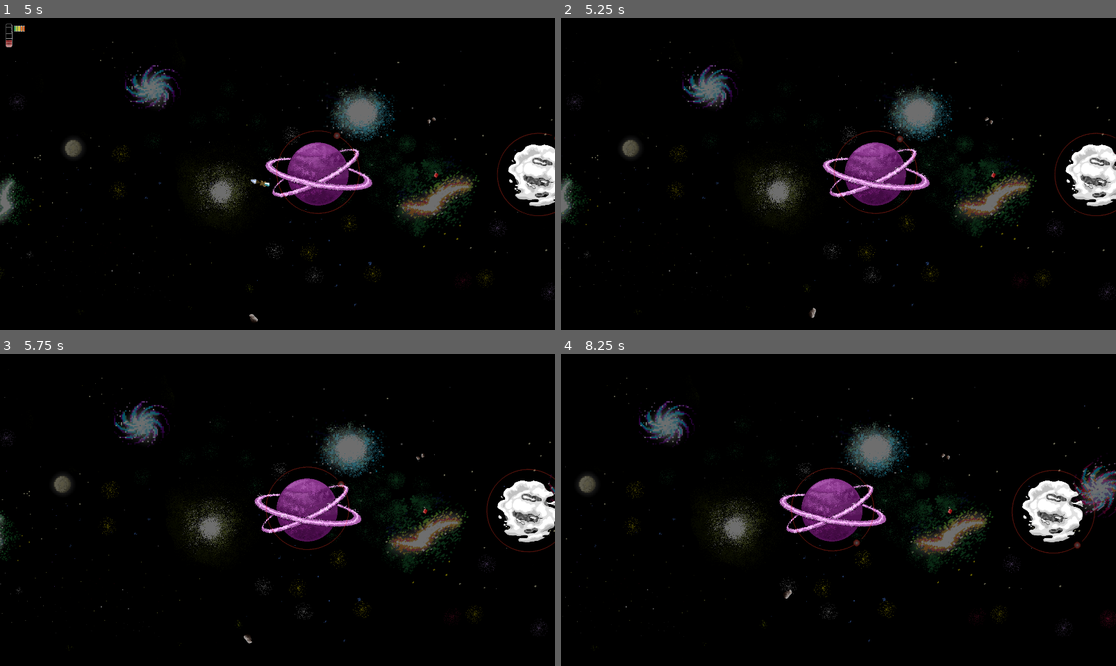
Above: before the commit, frames 1-4 (two rows, left to right).
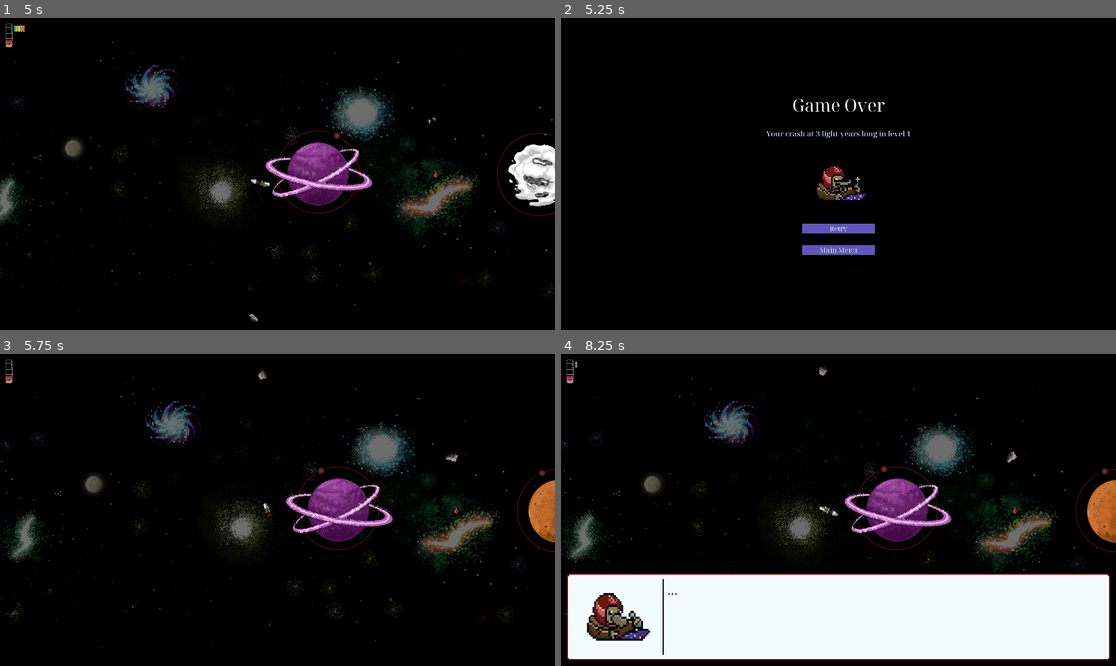
Above: after the commit, the same moments.

Repository: ricargoes/super-platypus-drifter
Game: Godot game, scene res://Main.tscn
Two runs of this game, one before a commit and one after it. Both use one fixed random seed, a clock stepped at 60 frames per second and the inputs below.
Inputs (mouse positions are in pixels of both pictures, inside the frame that each line leads up to):
- Up to frame 1 (5 s): click "Story mode" at 0.5 s; tap Enter (ui_accept) at 1.25, 1.52, 2, 2.27, 2.75, 3.5, 3.77, 4.52 s; move the mouse to (399, 158) at 1.27 s; hold Right (ship_turn_right) 1.28-2.03 s; hold Space (ship_boost) 1.28-2.03 s; move the mouse to (166, 189) at 2.02 s; hold Left (ship_turn_left) 2.03-2.78 s; tap Space (ship_boost) at 2.1, 3.6 s; move the mouse to (333, 105) at 2.77 s; hold Space (ship_boost) 2.78-3.53 s; hold Right (ship_turn_right) 2.78-4.28 s; move the mouse to (249, 236) at 3.52 s; move the mouse to (444, 220) at 4.27 s; hold Left (ship_turn_left) from 4.28 s (still down); hold Space (ship_boost) from 4.28 s (still down)
- Up to frame 2 (5.25 s): keep holding Left (ship_turn_left); move the mouse to (672, 127) at 5.02 s; release Space (ship_boost) at 5.03 s; tap Space (ship_boost) at 5.1 s
- Up to frame 3 (5.75 s): keep holding Left (ship_turn_left); tap Enter (ui_accept) at 5.27 s
- Up to frame 4 (8.25 s): move the mouse to (866, 510) at 5.77 s; hold Space (ship_boost) 5.78-6.53 s; move the mouse to (755, 432) at 6.52 s; release Left (ship_turn_left) at 6.53 s; hold Right (ship_turn_right) from 6.53 s (still down); tap Space (ship_boost) at 6.6, 8.1 s; tap Enter (ui_accept) at 6.77, 7.52 s; move the mouse to (960, 494) at 7.27 s; hold Space (ship_boost) 7.28-8.03 s; move the mouse to (727, 525) at 8.02 s

Frame 1 is identical in both runs. In frame 2, 10% of the frame differs, in the area x 0-100%, y 7-97%; in frame 3, 14%; in frame 4, 43%, in the area x 0-100%, y 1-99%.
Error before the commit: Invalid get index 'position' (on base: 'previously freed instance'). (res://levels/Level.gd:34)

Commit message:
fix: crashing bug

Diff:
--- a/levels/Level.gd
+++ b/levels/Level.gd
@@ -14,15 +14,15 @@
 	camera.position = camera_start.position
 
 	# Initial position for the ship
-	ship = SPD.SHIP_SCENE.instance()
-	ship.position = ship_start.position
-	if not do_witty_comments: ship.get_node("Bubble/WittyComment").queue_free()
-	add_child(ship)
+	ship = weakref(SPD.SHIP_SCENE.instance())
+	ship.get_ref().position = ship_start.position
+	if not do_witty_comments: ship.get_ref().get_node("Bubble/WittyComment").queue_free()
+	add_child(ship.get_ref())
 	set_physics_process(true)
 
 func _physics_process(delta):
 	camera.global_translate(Vector2(scroll_speed * delta, 0))
-	if ship:
+	if ship and ship.get_ref():
 		_update_game_state()
 	else:
 		SPD.journey_length = int(camera.position.x/100)
@@ -31,11 +31,11 @@
 func _update_game_state():
 
 	# Ship killed by level limits
-	var ship_camera_displacement = ship.position.x - camera.position.x
+	var ship_camera_displacement = ship.get_ref().position.x - camera.position.x
 	if ship_camera_displacement < -SPD.LEVEL_WIDTH/2:
-		ship.die()
+		ship.get_ref().die()
 	if ship_camera_displacement > SPD.LEVEL_WIDTH/2:
-		ship.die()
+		ship.get_ref().die()
 
 
 func _on_Endline_body_entered(body):
